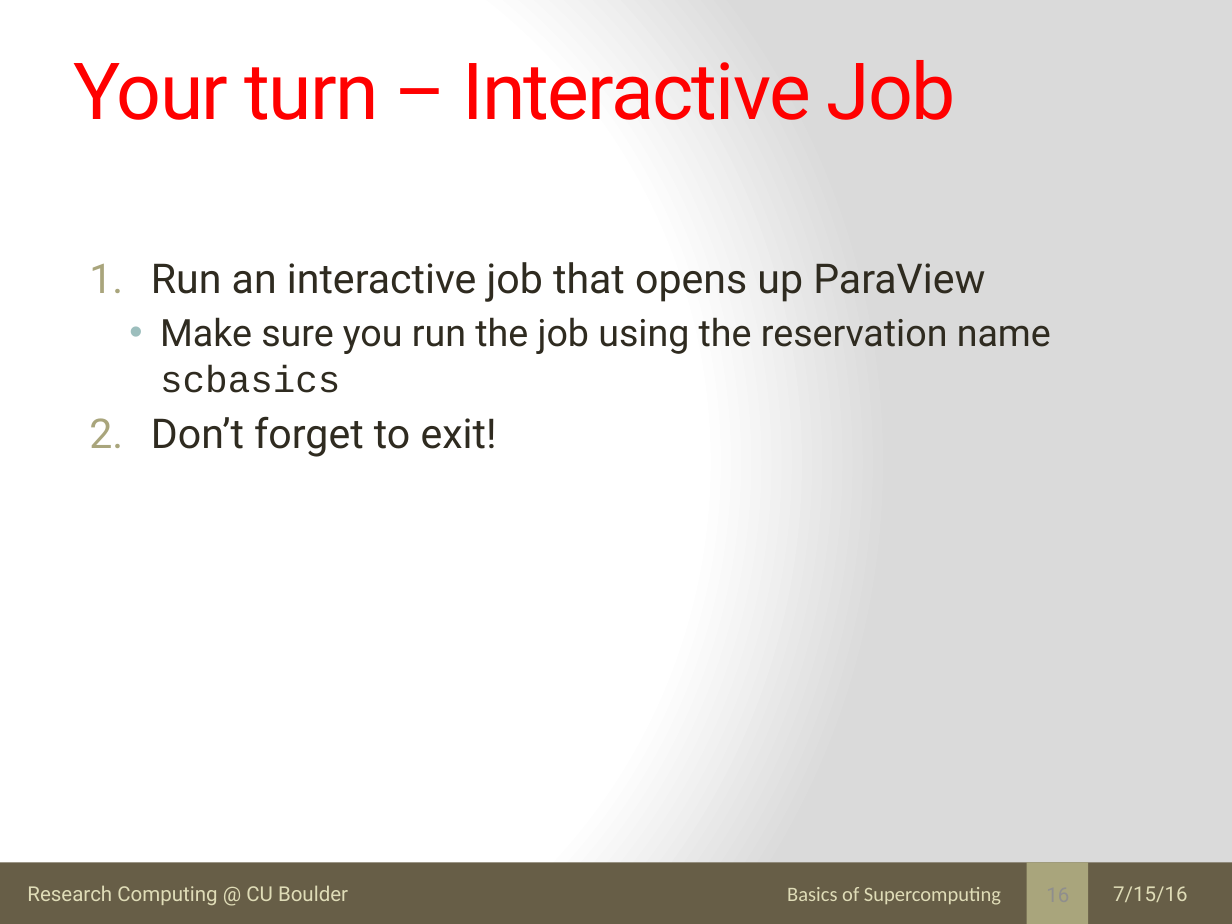
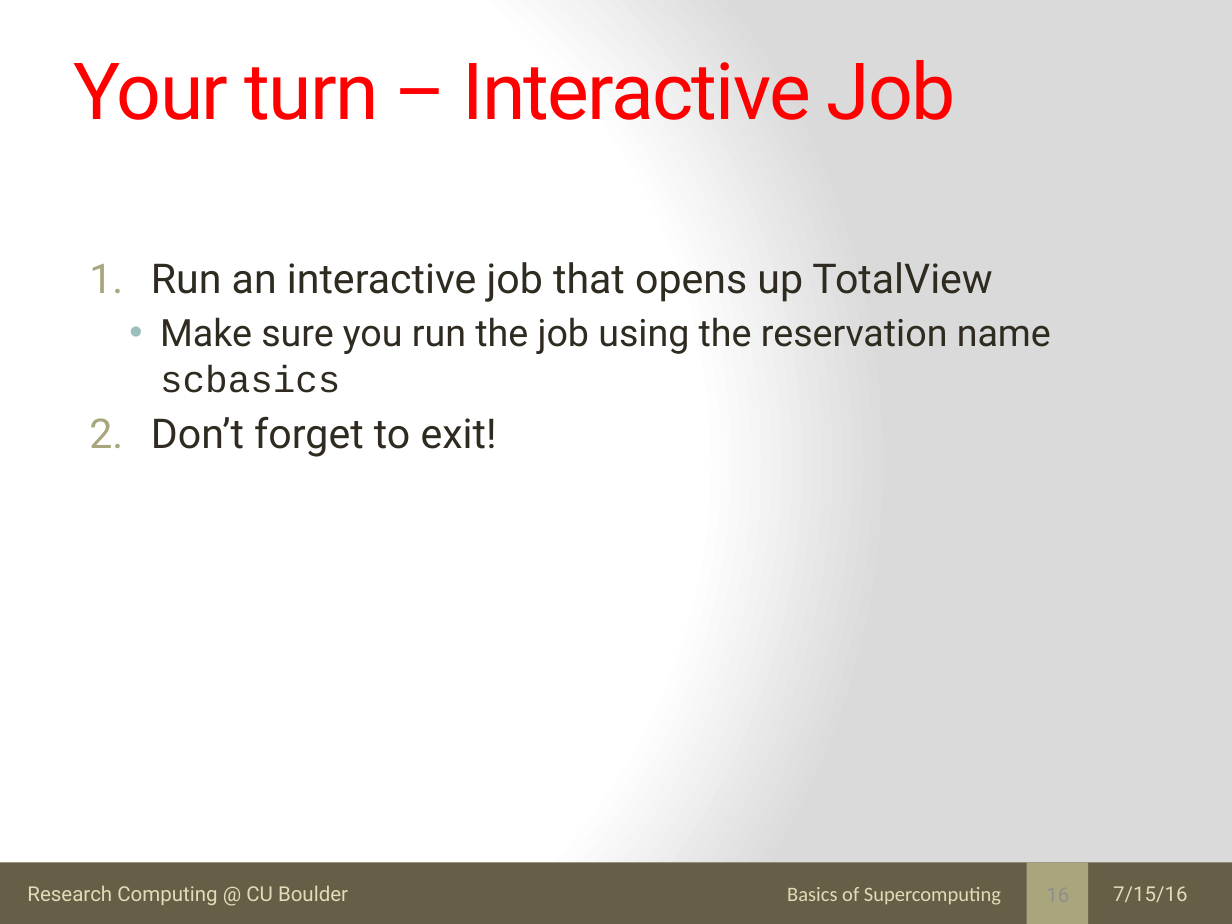
Before and after one commit to kkwinner/Final_Tutorials, a slide deck: slide 16 of Basics_Supercomputing/submitting_jobs_supercomputer.pptx. Drawn at 1232x924 pixels with LibreOffice and Linux fonts; fonts in the diff are those of the drawing. Boxes give left, top, right and bottom in pixels: in the first picture for what was removed or moved away, otherwise in the second. Text is boxed around its words. In the diff, an @@ line names an element or a change of style, - is before the commit and + after.

```diff
--- a/Basics_Supercomputing/submitting_jobs_supercomputer.pptx
+++ b/Basics_Supercomputing/submitting_jobs_supercomputer.pptx
@@ text at (x1=151, y1=262, x2=992, y2=302): text changed @@
-1. Run an interactive job that opens up ParaView
+1. Run an interactive job that opens up TotalView
```
Also in this commit, not shown: 3 other slides changed, 2 slides added, 1 other file.
